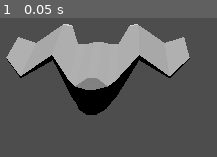
Above: before the commit, frame 1.
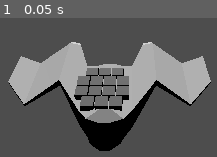
Above: after the commit, the same moment.

Repository: Xwilarg/LudumDare54
Game: Godot game, scene res://Scenes/Main.tscn
Same seed, same stepped clock (60 frames per second), same inputs: the game is played once before the commit and once after it. Before the commit the project has no main scene; this scene is started directly in both runs.
Inputs:
- Up to frame 1 (0.05 s): no input

The runs differ from the first frame. In frame 1, 39% of the frame differs, in the area x 2-98%, y 4-96%.

Commit message:
Add grid generation

Diff:
--- a/Scenes/Main.tscn
+++ b/Scenes/Main.tscn
@@ -1,14 +1,23 @@
-[gd_scene load_steps=2 format=3 uid="uid://co7830btl7ju4"]
+[gd_scene load_steps=3 format=3 uid="uid://co7830btl7ju4"]
 
 [ext_resource type="PackedScene" uid="uid://kv32663idxo7" path="res://Models/spaceship.glb" id="1_ntri4"]
+[ext_resource type="Script" path="res://Scripts/GridManager.gd" id="2_alskd"]
 
 [node name="Node3D" type="Node3D"]
 
 [node name="spaceship" parent="." instance=ExtResource("1_ntri4")]
-transform = Transform3D(1, 0, 0, 0, 1, 0, 0, 0, 1, -1.37895, 0, 2.65701)
+transform = Transform3D(1, 0, 0, 0, 1, 0, 0, 0, 1, 0, 0, 2.657)
 
 [node name="DirectionalLight3D" type="DirectionalLight3D" parent="."]
 transform = Transform3D(1, 0, 0, 0, -0.907668, 0.41969, 0, -0.41969, -0.907668, 0, 46.1794, 0)
 
 [node name="Camera3D" type="Camera3D" parent="."]
-transform = Transform3D(1, 0, 0, 0, 0.84202, 0.539447, 0, -0.539447, 0.84202, 2.08535, 20.1394, 23.8802)
+transform = Transform3D(1, 0, 0, 0, 0.84202, 0.539447, 0, -0.539447, 0.84202, 2.08535, 20.1394, 20.5378)
+
+[node name="GridManager" type="Node3D" parent="."]
+transform = Transform3D(1, 0, 0, 0, 1, 0, 0, 0, 1, 0, 1.24929, 1.73878)
+script = ExtResource("2_alskd")
+_data = ".XXX.
+XXXX
+XXXX
+.XXX."
--- /dev/null
+++ b/Scenes/Slot.tscn
@@ -0,0 +1,7 @@
+[gd_scene load_steps=2 format=3 uid="uid://bs6tx6nupfxay"]
+
+[sub_resource type="BoxMesh" id="BoxMesh_gpg7j"]
+
+[node name="Slot" type="MeshInstance3D"]
+mesh = SubResource("BoxMesh_gpg7j")
+skeleton = NodePath("../..")
--- /dev/null
+++ b/Scripts/GridManager.gd
@@ -0,0 +1,20 @@
+extends Node3D
+
+const _prefab = preload("res://Scenes/Slot.tscn")
+@export_multiline var _data: String
+const _space = .1
+
+func _ready():
+	var lines = _data.replace("\r", "").split("\n")
+	var zLen = len(lines)
+	for z in range(zLen):
+		var xLen = len(lines[z])
+		for i in range(xLen):
+			if (lines[z][i] == 'X'):
+				var elem = _prefab.instantiate()
+				elem.global_position = Vector3(
+					global_position.x + i + (_space * i) - xLen / 2.0,
+					global_position.y,
+					global_position.z + z + (_space * z) - zLen / 2.0
+				)
+				add_child(elem)
--- a/project.godot
+++ b/project.godot
@@ -11,6 +11,7 @@
 [application]
 
 config/name="LudumDare54"
+run/main_scene="res://Scenes/Main.tscn"
 config/features=PackedStringArray("4.1", "GL Compatibility")
 config/icon="res://icon.svg"
 
